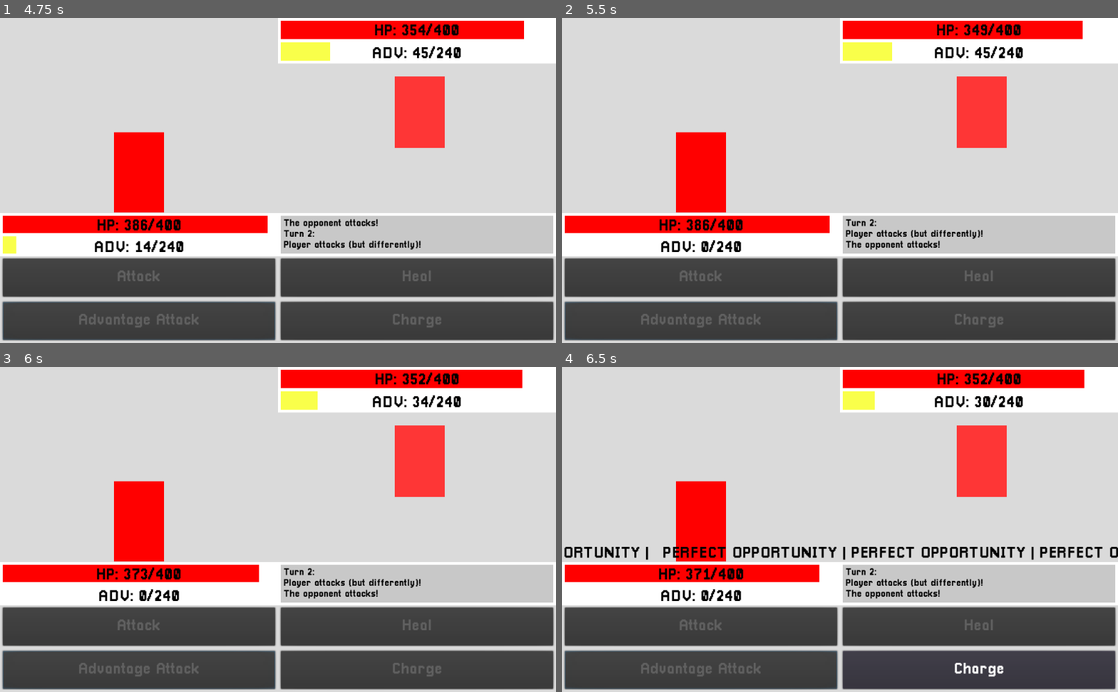
Above: before the commit, frames 1-4 (two rows, left to right).
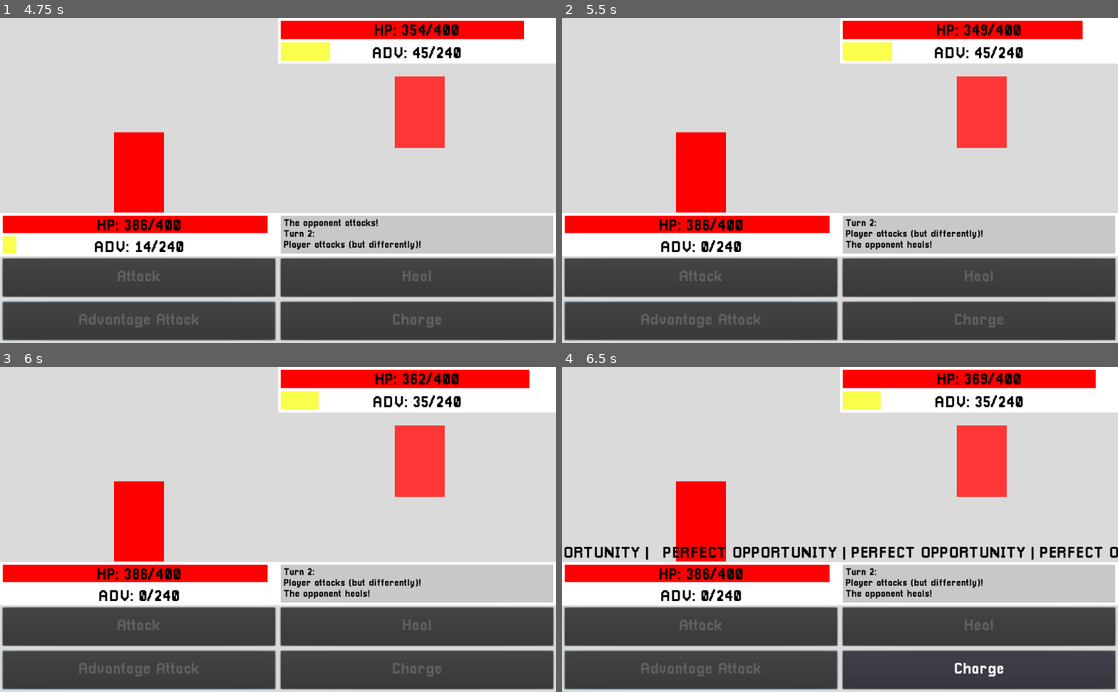
Above: after the commit, the same moments.

Repository: ArtlessAvian/kind-opponent
Game: Godot game, scene res://gameingame/BattleWView.tscn
Two runs of this game, one before a commit and one after it. Both use one fixed random seed, a clock stepped at 60 frames per second and the inputs below.
Inputs (mouse positions are in pixels of both pictures, inside the frame that each line leads up to):
- Up to frame 1 (4.75 s): click "Attack" at 0.5 s; tap Enter (ui_accept) at 1.25, 1.52, 2.27, 3.5, 4.25, 4.52 s; move the mouse to (417, 31) at 1.27 s; click (417, 31) at 1.35 s; move the mouse to (417, 53) at 2.02 s; click (417, 53) at 2.1 s; click "Advantage Attack" at 2.75 s; move the mouse to (139, 226) at 3.52 s; click (139, 226) at 3.6 s; move the mouse to (139, 248) at 4.27 s; click (139, 248) at 4.35 s
- Up to frame 2 (5.5 s): move the mouse to (979, 235) at 5.02 s; click (979, 235) at 5.1 s; tap Enter (ui_accept) at 5.27 s
- Up to frame 3 (6 s): tap Enter (ui_accept) at 5.75 s; move the mouse to (111, 480) at 5.77 s; click (111, 480) at 5.85 s
- Up to frame 4 (6.5 s): tap Enter (ui_accept) at 6.02 s

Frame 1 is identical in both runs. In frame 2, less than 0.1% of the frame differs, in the area x 62-68%, y 68-71%; in frame 3, 0.6%; in frame 4, 0.8%, in the area x 17-96%, y 0-71%.

Commit message:
AI weight tuning

Diff:
--- a/gameingame/Battle.gd
+++ b/gameingame/Battle.gd
@@ -34,16 +34,21 @@
 	# 2 = Heal
 	# 3 = Charge
 	var weights = [
-		1000 if $Player._health < 20 else 10, \
-		10000 if $Player._health < $Opponent.advantage * $Opponent.get_child(0).get_child(1).efficiency \
-			else 20 * exp(- 0.5 * pow($Opponent.advantage - 100, 2) / 1600), \
-		pow($Opponent.last_damage / 40, 1.2) * 10, \
-		200 / max($Opponent.advantage, 0.1) \
+		10, \
+		16 * exp(- pow($Opponent.advantage - 100, 2) / 2450), \
+		pow($Opponent.last_damage / 40, 1.2) * 10 + ($Opponent.max_health - $Opponent._health) / 10, \
+		10 - 5 * atan(0.03 * ($Opponent.advantage - 80)) \
 	]
+
+	if $Player._health < 20:
+		weights[0] += 1000
+
+	if $Player._health < $Opponent.advantage * $Opponent.get_child(0).get_child(1).efficiency:
+		weights[1] += 1000
 
 	var allowed = [
 		$Opponent.advantage >= $Opponent.get_child(0).get_child(0).advantage_cost,
-		$Opponent.advantage > 0,
+		$Opponent.advantage > 1,
 		$Opponent.advantage >= $Opponent.get_child(0).get_child(2).advantage_cost,
 		true
 	]
@@ -67,6 +72,7 @@
 
 func _get_opportunity_attack():
 	opportunity_attack = randi() % 12
+	print("opportunity_attack ", opportunity_attack)
 
 # hooooooo boy
 
